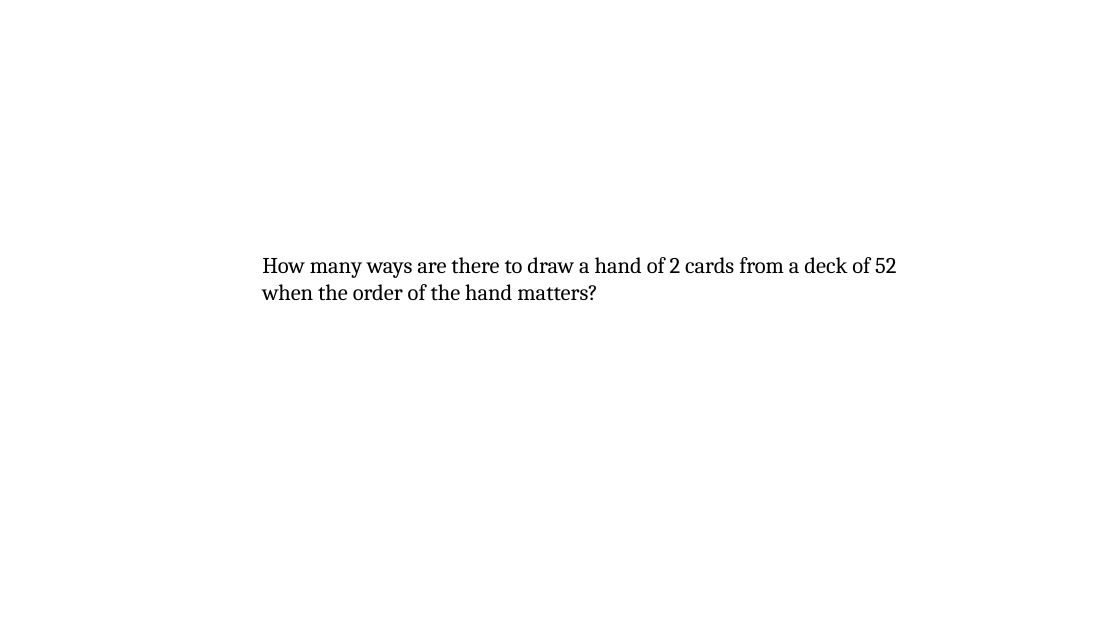
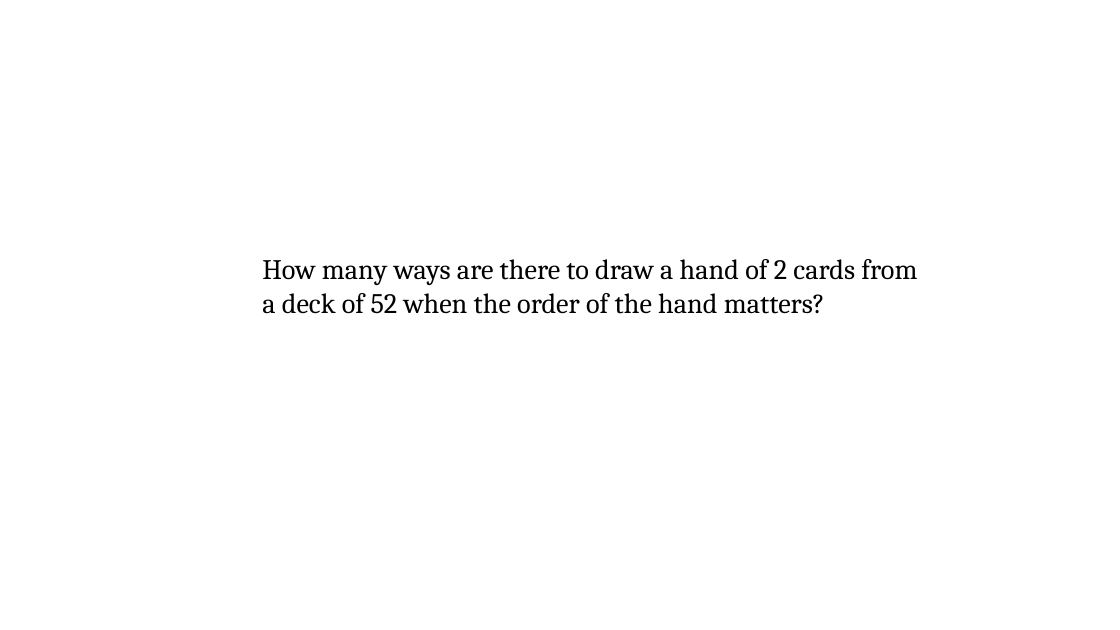
Before and after one commit to pvermees/geostats, a slide deck: slide 19 of slides/quizzes.odp. Drawn at 1120x630 pixels with LibreOffice and Linux fonts; fonts in the diff are those of the drawing. Boxes give left, top, right and bottom in pixels: in the first picture for what was removed or moved away, otherwise in the second. Text is boxed around its words. In the diff, an @@ line names an element or a change of style, - is before the commit and + after.

```diff
--- a/slides/quizzes.odp
+++ b/slides/quizzes.odp
@@ text "How many ways are there ..." at (262, 259, 917, 314): size 16 to 20 pt @@
```
Also in this commit, not shown: 9 other slides changed, 6 slides added, 4 other files.
